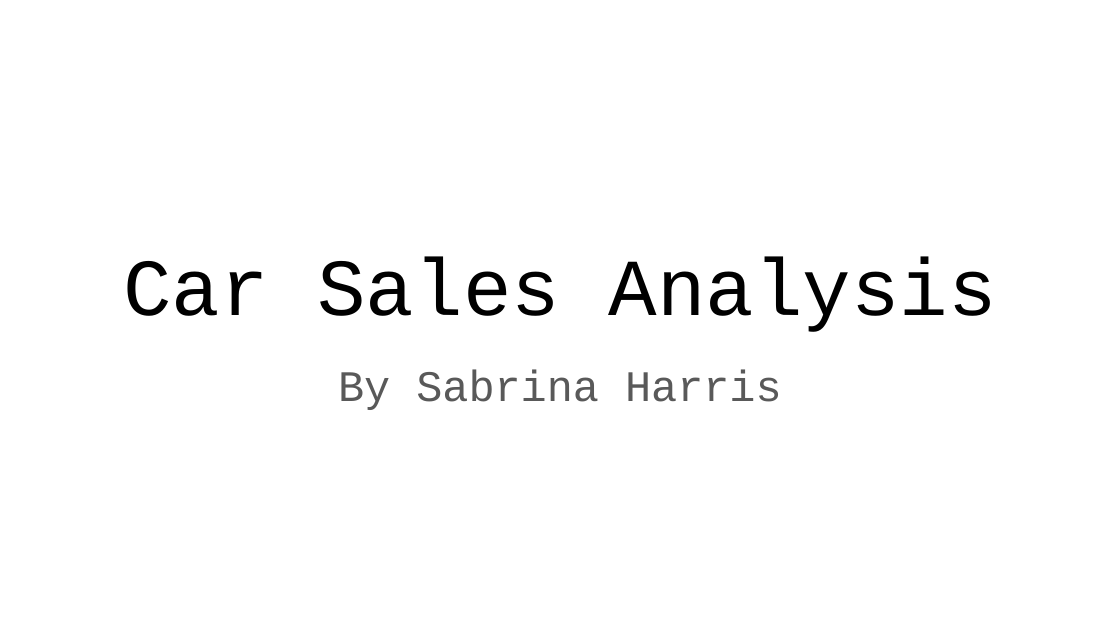
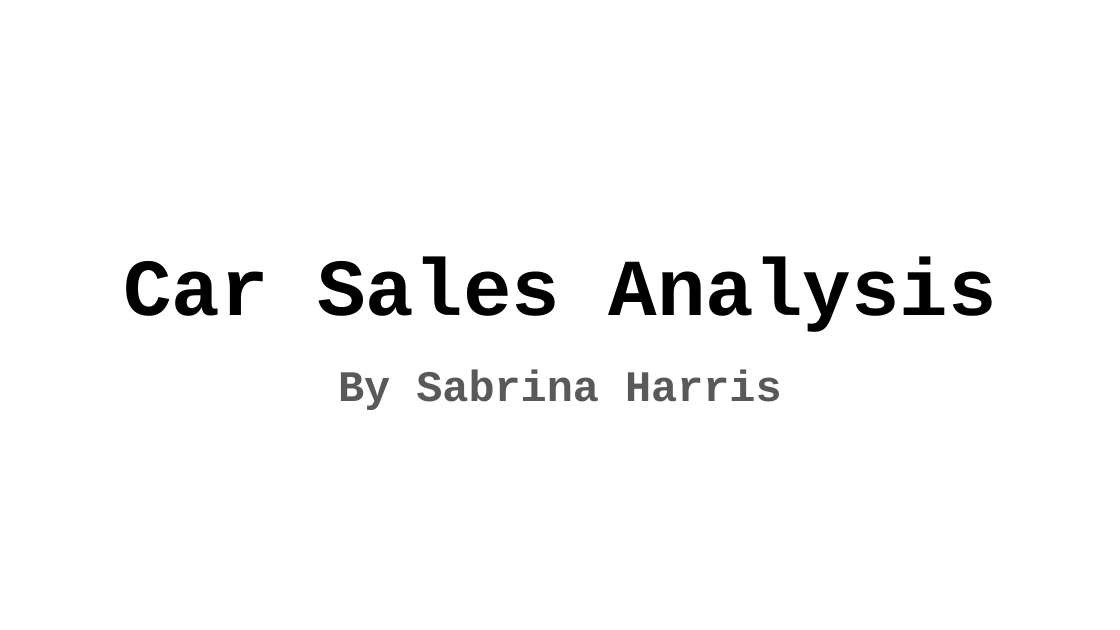
Before and after one commit to sabrinaharris389/data_viz_project1, a slide deck: slide 1 of Sabrina_Harris_Project1.pptx. Drawn at 1120x630 pixels with LibreOffice and Linux fonts; fonts in the diff are those of the drawing. Boxes give left, top, right and bottom in pixels: in the first picture for what was removed or moved away, otherwise in the second. Text is boxed around its words. In the diff, an @@ line names an element or a change of style, - is before the commit and + after.

Commit message:
Updated Powerpoint

```diff
--- a/Sabrina_Harris_Project1.pptx
+++ b/Sabrina_Harris_Project1.pptx
@@ title "Car Sales Analysis" at [123, 257, 997, 332]: bold on @@
@@ subtitle "By Sabrina Harris" at [338, 370, 782, 410]: bold on @@
```
Also in this commit, not shown: 3 slides added, 2 slides removed.
